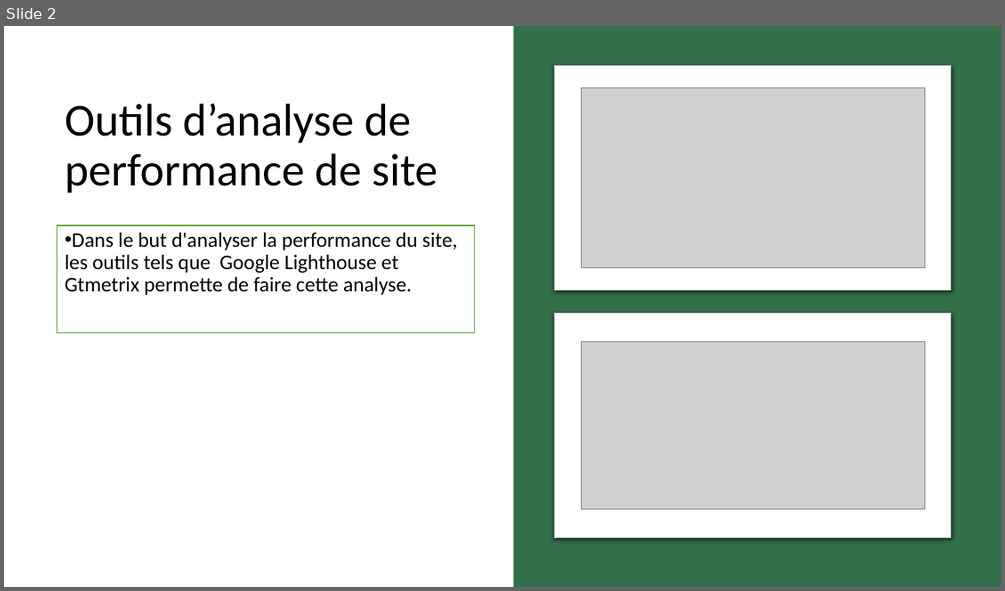
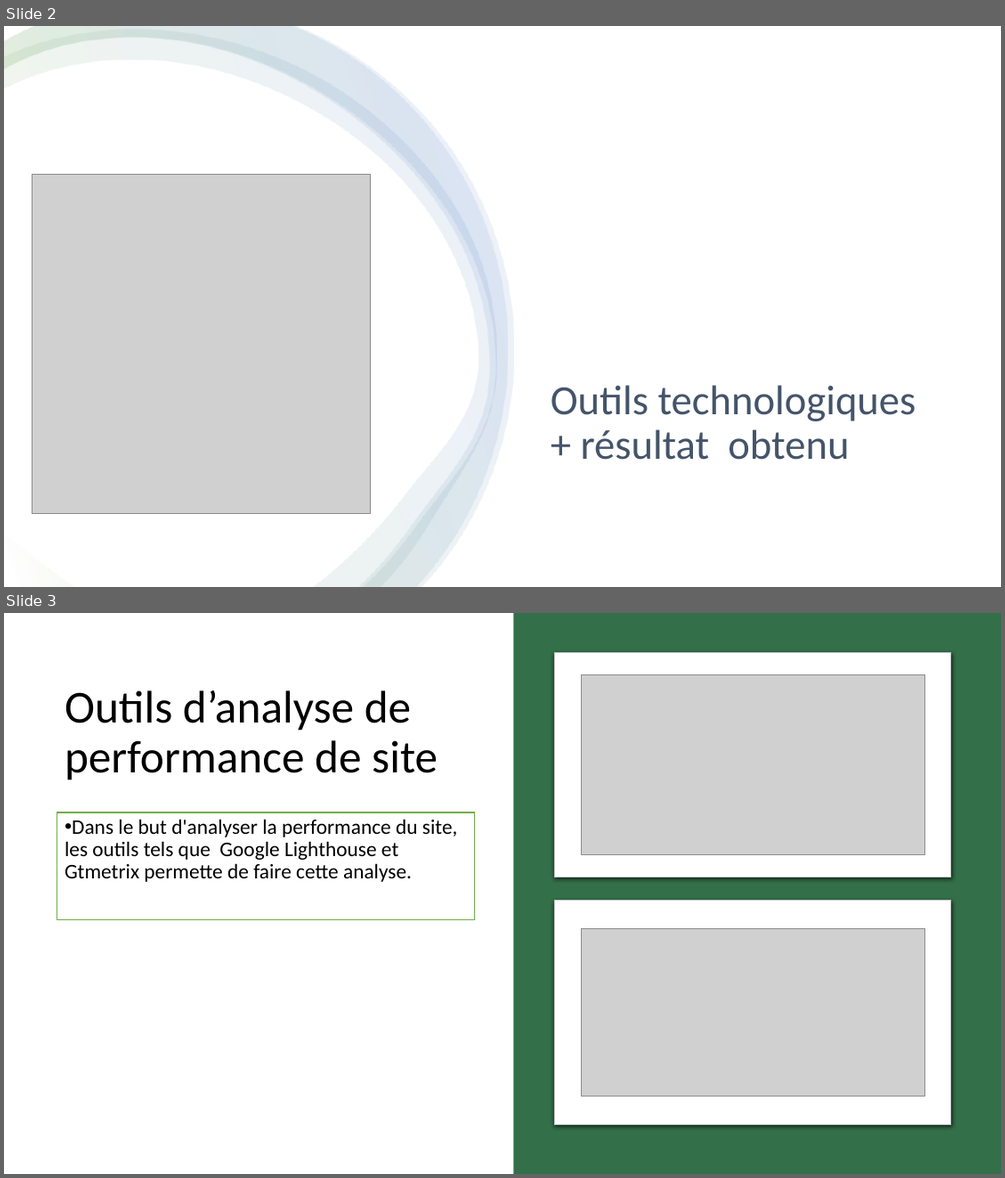
Before and after one commit to LimDavid458/la-panthere-optimise, a slide deck: rapport-seo.pptx. Shown one above the other, each under a label of ours: slide 2 before the commit, slides 2 and 3 after it. The pictures are 1005x591 and 1005x1178 pixels, drawn with LibreOffice and Linux fonts; fonts in the diff are those of the drawing; grey boxes stand for pictures. Boxes give left, top, right and bottom in pixels: in the first picture for what was removed or moved away, otherwise in the second. Text is boxed around its words. In the diff, an @@ line names an element or a change of style, - is before the commit and + after.

```diff
--- a/rapport-seo.pptx
+++ b/rapport-seo.pptx
@@ slide 2 added at bbox=[4, 26, 1001, 587], background #FFFFFF @@
@@ rectangle added at bbox=[4, 26, 1001, 587], fill #FFFFFF @@
@@ freeform shape added at bbox=[4, 29, 497, 587], fill gradient #FFFFFF to #70AD47 to #4472C4 @@
@@ freeform shape added at bbox=[4, 26, 508, 587], fill gradient #FFFFFF to #70AD47 to #4472C4 @@
@@ freeform shape added at bbox=[4, 26, 514, 586], fill gradient #FFFFFF to #70AD47 to #4472C4 @@
@@ picture added at bbox=[32, 175, 371, 514] @@
@@ title added at bbox=[550, 385, 916, 459], 40 pt, text #44546A @@
+Outils technologiques + résultat obtenu
@@ what was slide 2 is now slide 3 @@
```
Also in this commit, not shown: 6 slides changed, 3 other slides added, 2 other files.
